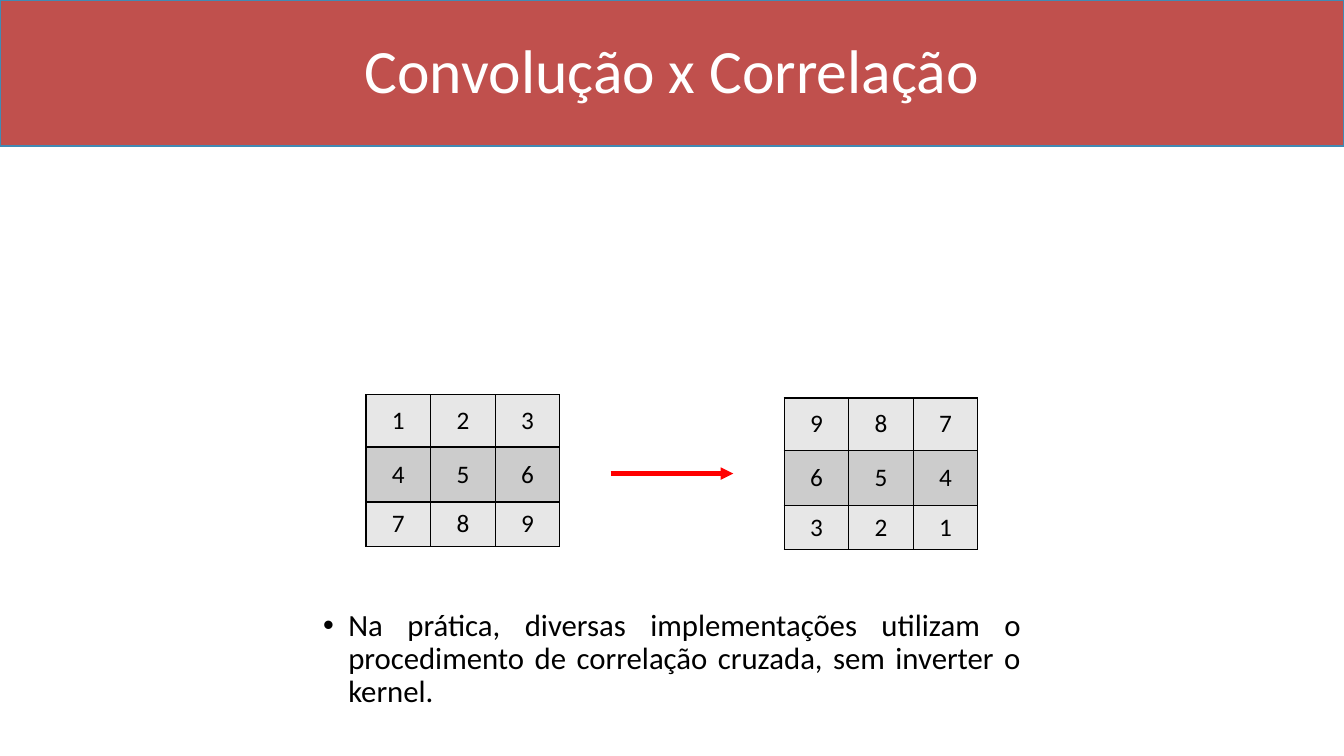
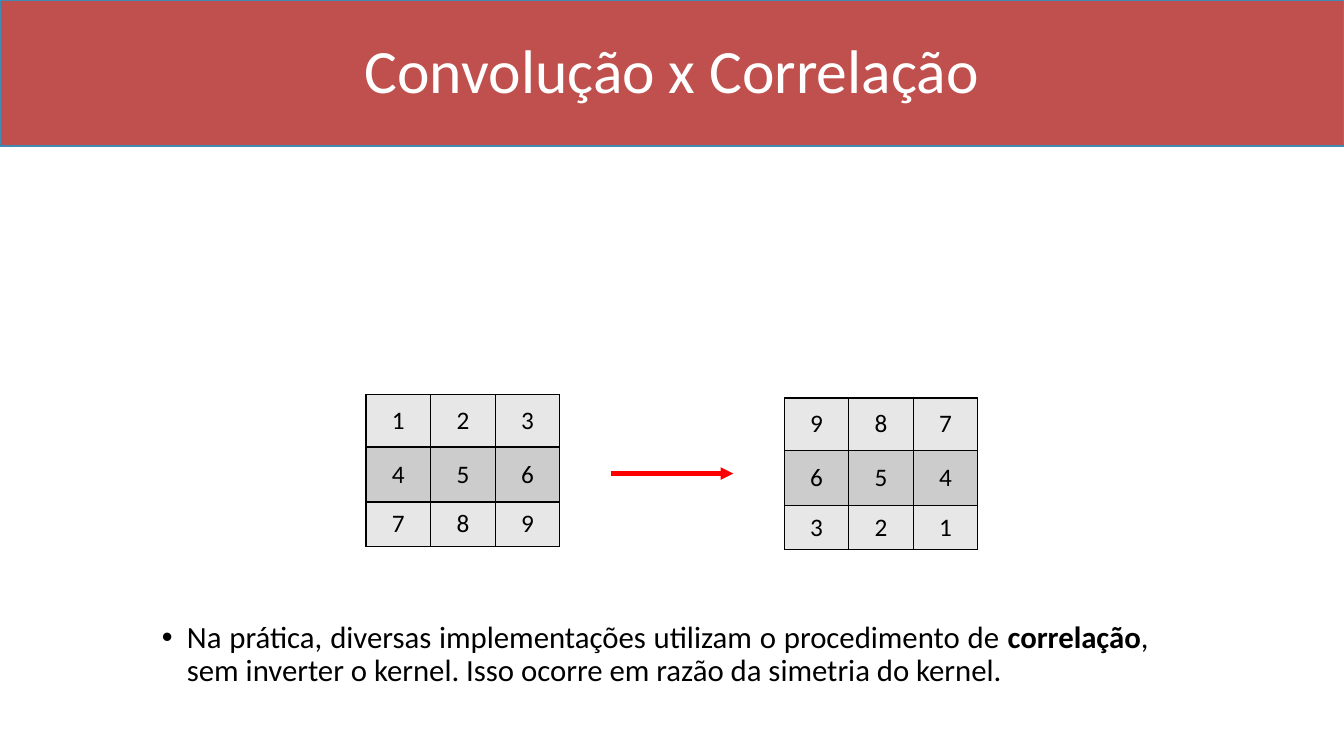
Before and after one commit to Marcio-Salmazo/Aulas, a slide deck: slide 8 of UNIUBE-PDI/Slides/05 - Convolucao.pptx. Drawn at 1344x756 pixels with LibreOffice and Linux fonts; fonts in the diff are those of the drawing; grey boxes stand for pictures. Boxes give left, top, right and bottom in pixels: in the first picture for what was removed or moved away, otherwise in the second. Text is boxed around its words. In the diff, an @@ line names an element or a change of style, - is before the commit and + after.

Commit message:
Aula de convolução

```diff
--- a/UNIUBE-PDI/Slides/05 - Convolucao.pptx
+++ b/UNIUBE-PDI/Slides/05 - Convolucao.pptx
@@ text at (187,626,1149,682): text changed @@
-• Na prática, diversas implementações utilizam o procedimento de correlação cruzada, sem inverter o kernel.
+• Na prática, diversas implementações utilizam o procedimento de correlação, sem inverter o kernel. Isso ocorre em razão da simetria do kernel.
```
Also in this commit, not shown: 1 other slide changed, 11 slides added, 2 other files.
